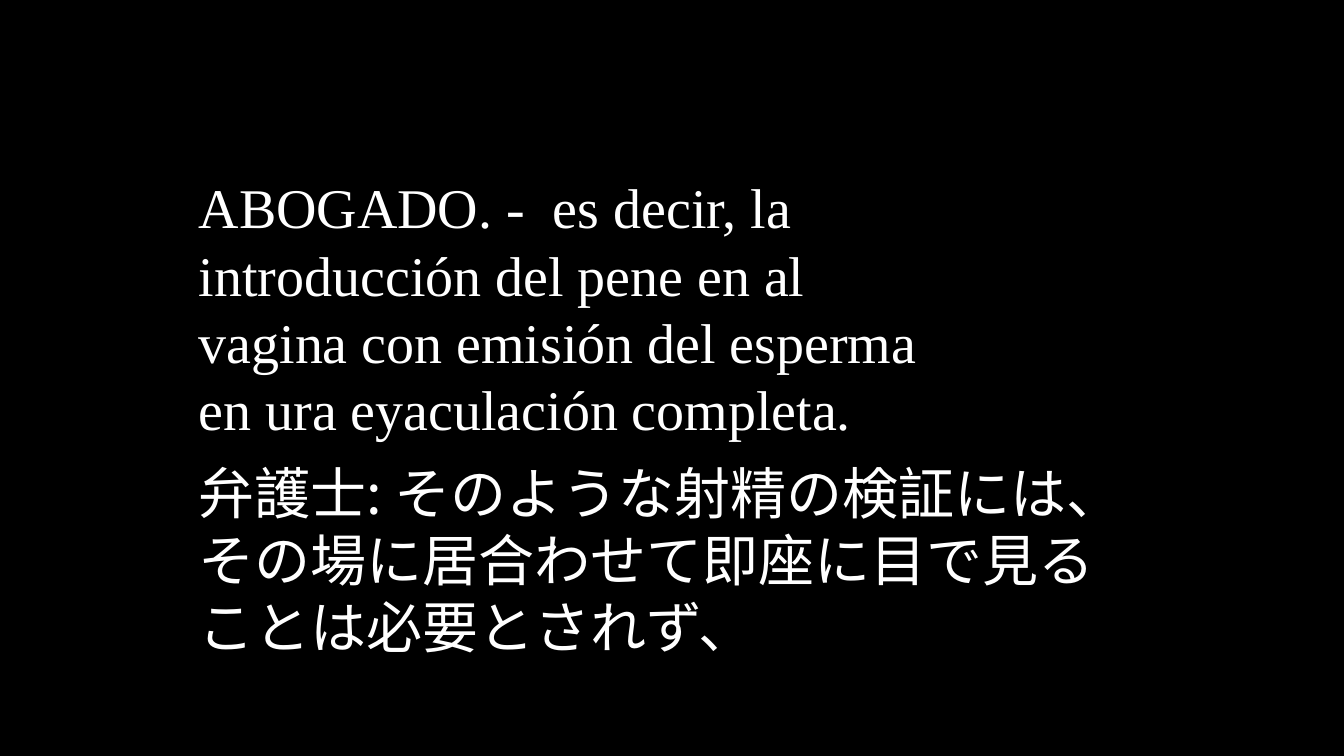
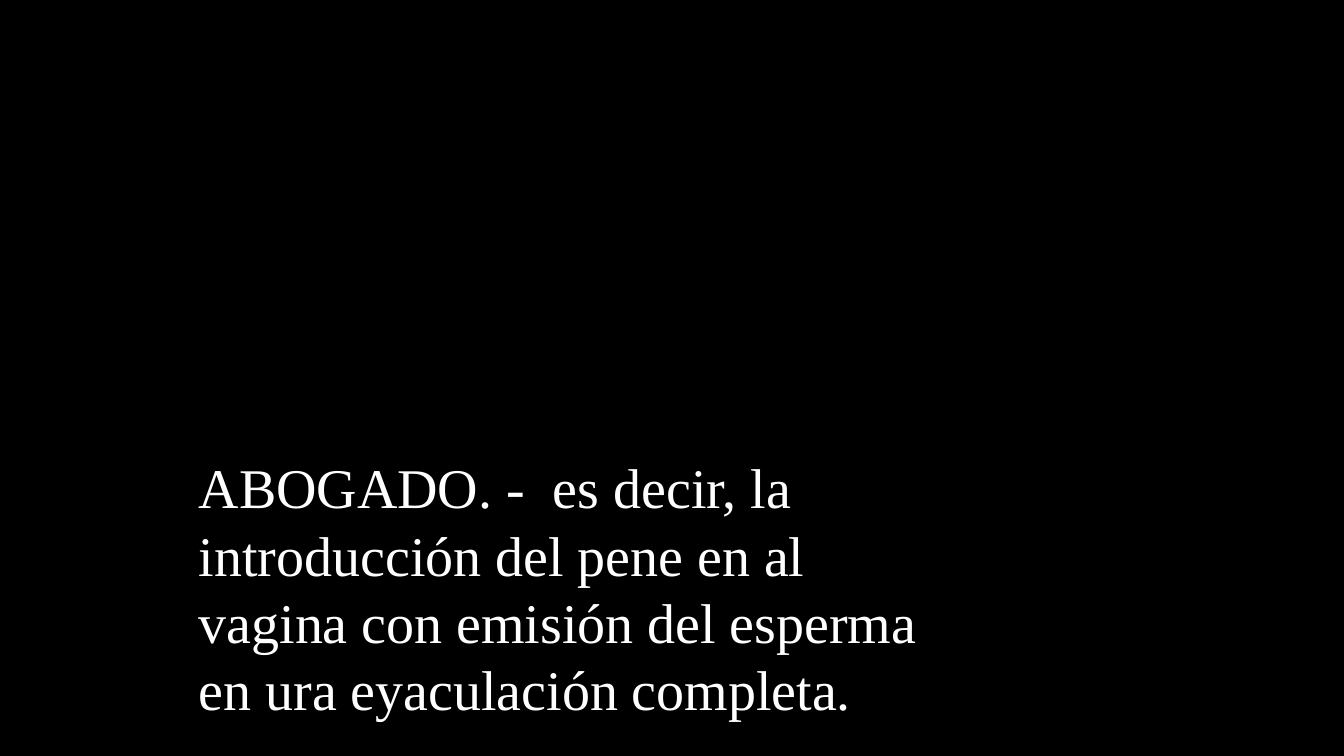
Before and after one commit to oulcggc/lang-drama-caption, a slide deck: slide 79 of complete-cap.pptx (slide 80 before the commit). Drawn at 1344x756 pixels with LibreOffice and Linux fonts; fonts in the diff are those of the drawing. Boxes give left, top, right and bottom in pixels: in the first picture for what was removed or moved away, otherwise in the second. Text is boxed around its words. In the diff, an @@ line names an element or a change of style, - is before the commit and + after.

```diff
--- a/complete-cap.pptx
+++ b/complete-cap.pptx
@@ text "ABOGADO. - es decir, la ...": place and size @@
-text "ABOGADO. - es decir, la ..." at (199, 189, 916, 441)
+text "ABOGADO. - es decir, la ..." at (199, 469, 916, 721)
@@ text removed at (199, 467, 1122, 653) @@
-弁護士: そのような射精の検証には、その場に居合わせて即座に目で見ることは必要とされず、
```
Also in this commit, not shown: 115 other slides changed, 44 slides added, 42 slides removed, 2 other files.
